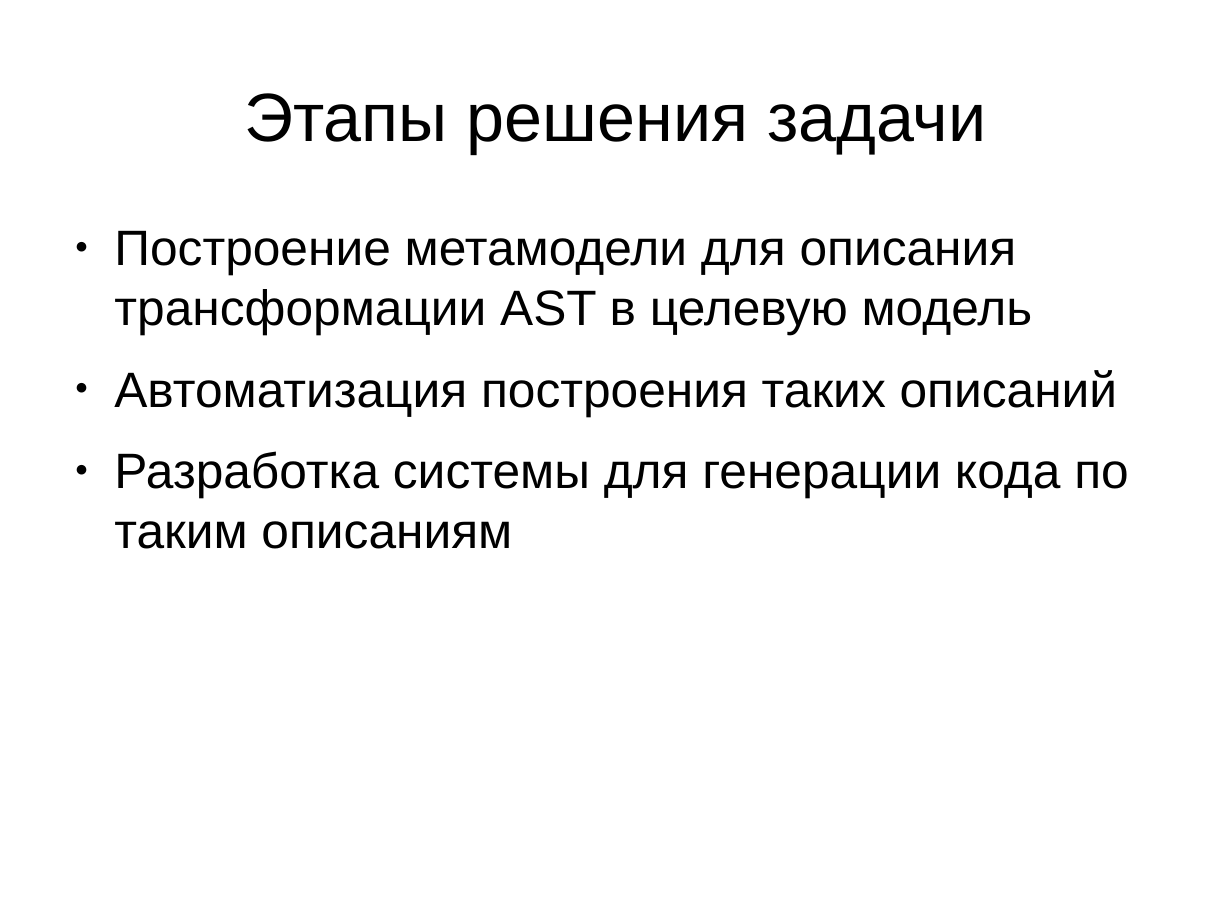
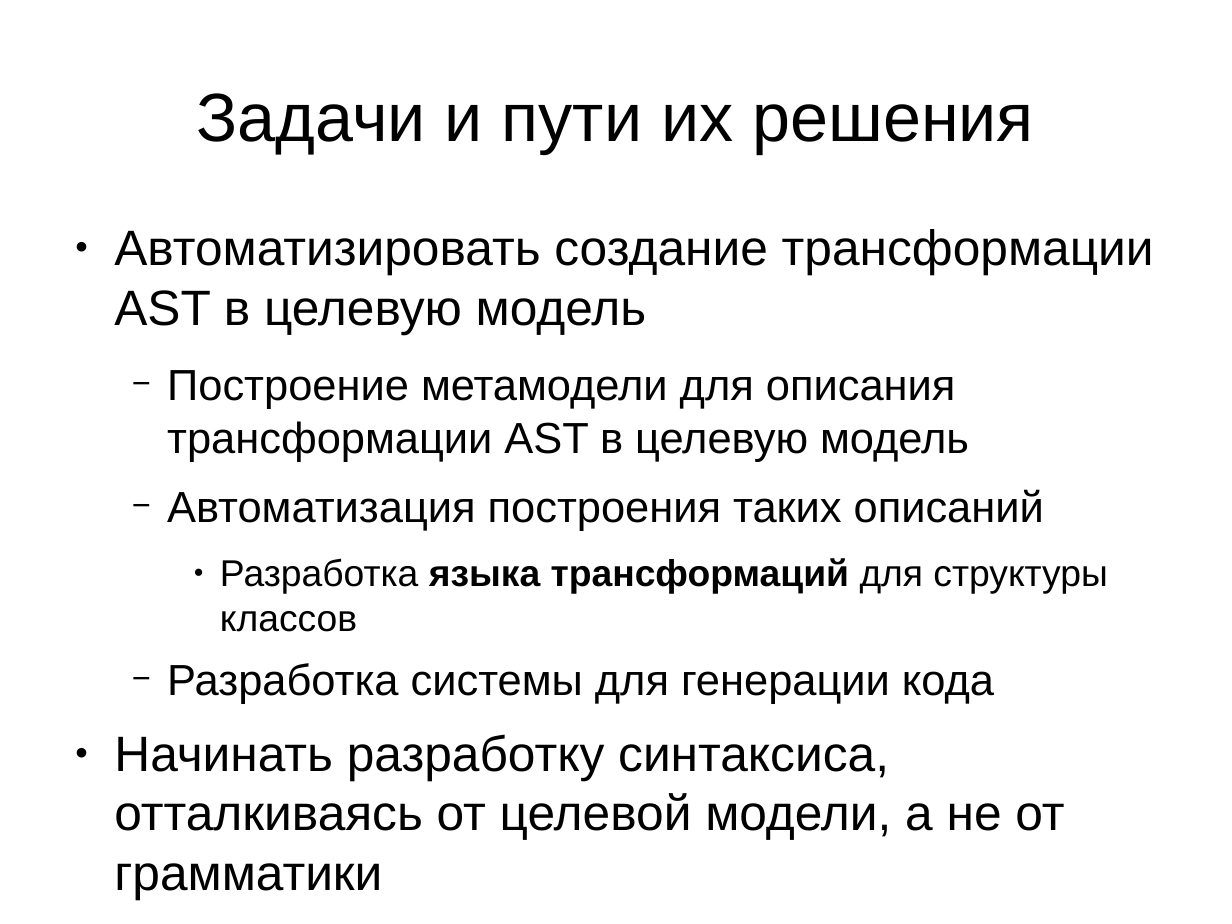
Before and after one commit to abreslav-from-google-code/abreslav, a slide deck: slide 3 of astrans/thesis.rus/Презентация.odp. Drawn at 1232x924 pixels with LibreOffice and Linux fonts; fonts in the diff are those of the drawing. Boxes give left, top, right and bottom in pixels: in the first picture for what was removed or moved away, otherwise in the second. Text is boxed around its words. In the diff, an @@ line names an element or a change of style, - is before the commit and + after.

```diff
--- a/astrans/thesis.rus/Презентация.odp
+++ b/astrans/thesis.rus/Презентация.odp
@@ title at (x1=197, y1=93, x2=1033, y2=153): text changed @@
-Этапы решения задачи
+Задачи и пути их решения
@@ text at (x1=114, y1=229, x2=1154, y2=335): paragraph added @@
+● Автоматизировать создание трансформации AST в целевую модель
@@ text at (x1=167, y1=370, x2=1044, y2=531): size 32 to 28 pt in "Построение метамодели для описания трансформации AST в ...", "Автоматизация построения таких описаний"; bullet ● to −; list level 1 to 2 in "Построение метамодели для описания трансформации ..."; list level 1 to 2 in "Автоматизация построения таких описаний" @@
@@ text at (x1=114, y1=558, x2=1107, y2=840): text changed @@
-● Разработка системы для генерации кода по таким описаниям
+    ● Разработка языка трансформаций для структуры классов
+  − Разработка системы для генерации кода
+● Начинать разработку синтаксиса, отталкиваясь от целевой модели, а не от грамматики
```
Also in this commit, not shown: 2 other slides changed, 7 slides added, 5 slides removed.
